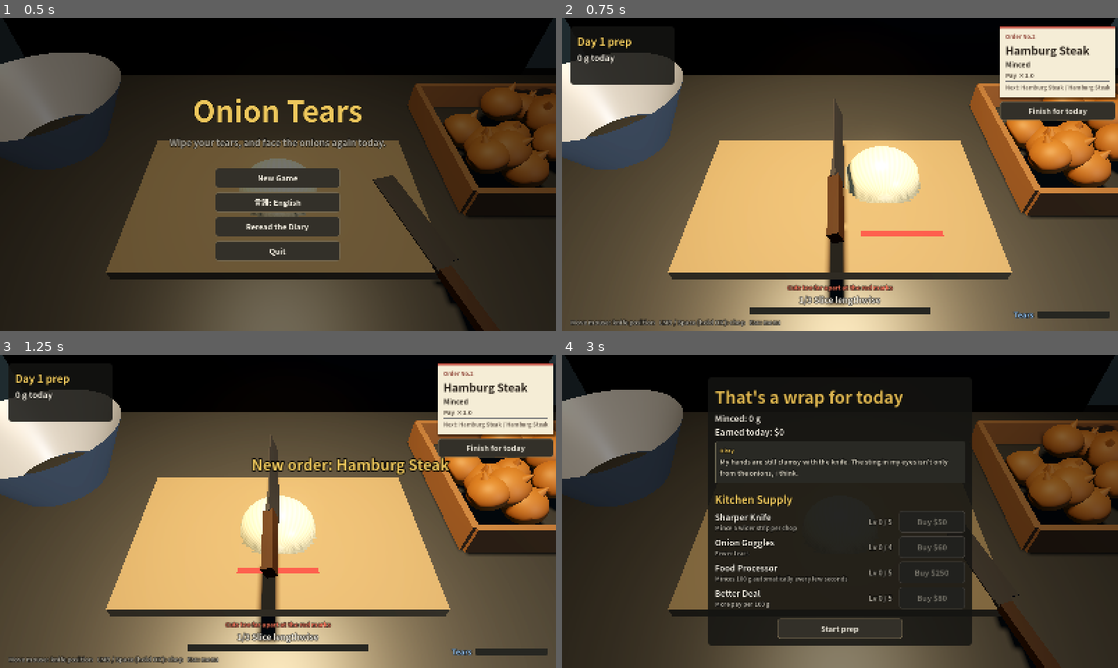
Above: before the commit, frames 1-4 (two rows, left to right).
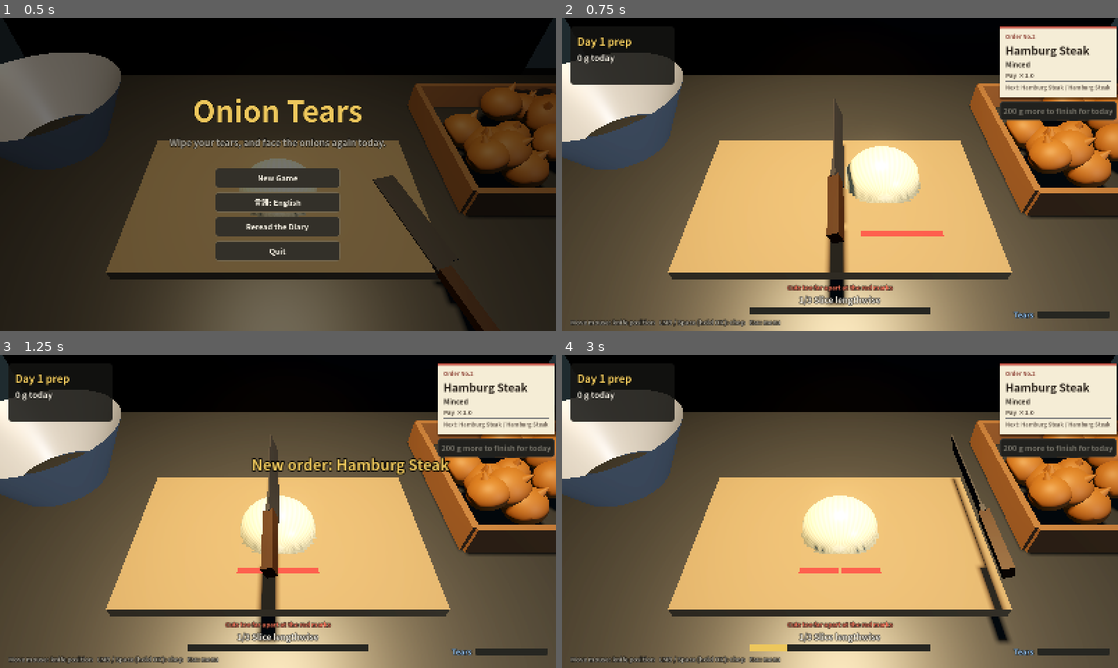
Above: after the commit, the same moments.

Repository: decopon-7/-
Game: Godot game, scene res://scenes/main.tscn
Two runs of this game, one before a commit and one after it. Both use one fixed random seed, a clock stepped at 60 frames per second and the inputs below.
Inputs (mouse positions are in pixels of both pictures, inside the frame that each line leads up to):
- Up to frame 1 (0.5 s): no input
- Up to frame 2 (0.75 s): click "New Game" at 0.5 s
- Up to frame 3 (1.25 s): no input
- Up to frame 4 (3 s): click (1056, 448) at 1.25 s, where only the run before the commit has a clickable "Finish for today"; click (840, 627) at 2 s, where only the run before the commit has a clickable "Start prep"; click (1056, 448) at 2.75 s, where only the run before the commit has a clickable "Finish for today"

Frame 1 is identical in both runs. In frame 2, 0.5% of the frame differs, in the area x 78-100%, y 2-33%; in frame 3, 0.5%; in frame 4, 83%, in the area x 0-100%, y 2-100%.

Commit message:
1日の最低量（200g）を再導入し、日を早送りしすぎないようにした
プレイテストで、1日のノルマを完全に無くすと「ほぼ切らずに次の日へ」を繰り返して
ストーリー（日記・複数エンド）や実績をあっという間に消費でき、逆に手応えが薄くなる
ことが分かった。そこで時間制限はかけないまま、1日の最低量だけを設けた。

- MIN_GRAMS_PER_DAY = 200g。これに満たない間は「今日はここまで」ボタンが押せない
  （main.gd: _end_day() の先頭でガード、ui.gd: ボタンを無効化して残りgを表示）
- 急かす・失敗させる要素ではなく、未達成で何かを失うことはない
- README / ロードマップを更新し、再導入の経緯を明記

## 検証
- main.tscn をロードして main.gd の _end_day() を直接呼ぶ単体テストを実施し、
  最低量未満では日が進まないこと／達成後は正常に進むことを確認
  （main.gd を直接 preload するとこの起動モードでは GameState 等の参照が解決できず
  コンパイルエラーになるため、tools/selftest.gd と同じ回避策でシーンをロードして検証）
- tools/selftest.gd と --quit-after のヘッドレス実行でスクリプトエラーがないことを確認
- HUDの表示を、最低量未満（ボタン無効・残りg表示）と達成後（通常表示）の両方で
  スクリーンショットにより目視確認

Co-Authored-By: Claude Sonnet 5 <noreply@anthropic.com>
Claude-Session: https://claude.ai/code/session_01Fz9qy8KHkDBY9XhjKQFu2R

Diff:
--- a/scripts/i18n.gd
+++ b/scripts/i18n.gd
@@ -27,6 +27,7 @@
 	},
 	"HUD_GAP_HINT": {"ja": "赤い印のところの間隔が広すぎます", "en": "Cuts too far apart at the red marks"},
 	"HUD_END_SHIFT": {"ja": "今日はここまで", "en": "Finish for today"},
+	"HUD_END_SHIFT_LOCKED": {"ja": "あと %d g で終業できます", "en": "%d g more to finish for today"},
 	"POP_ONION": {"ja": "+%d g　+%d 円", "en": "+%d g  +$%d"},
 	"POP_PROCESSOR": {"ja": "プロセッサー +%d g", "en": "Processor +%d g"},
 	"POP_TEARS": {"ja": "目が、目がぁ…！", "en": "My eyes...!"},
--- a/scripts/main.gd
+++ b/scripts/main.gd
@@ -11,6 +11,10 @@
 const GOGGLES_POS := Vector3(0.22, 0.941, -0.3)
 const KNIFE_LIFT := 0.09
 const KNIFE_X_LIMIT := 0.26
+
+## 1日の最低量。これを刻むまでは「今日はここまで」で終われない
+## （時間制限やノルマの罰則ではなく、1日を早送りしすぎてストーリーを消費し尽くさないための下限）
+const MIN_GRAMS_PER_DAY := 200
 
 ## 涙：1回切るごとに増える量（工程1・2 / 工程3）と、1秒あたりに引く量
 const TEARS_PER_CUT := 0.05
@@ -143,6 +147,8 @@
 func _end_day() -> void:
 	if state != State.PLAYING:
 		return
+	if grams_today < MIN_GRAMS_PER_DAY:
+		return
 	ui.show_day_end(grams_today, earned_today, _diary_text_for(GameState.day))
 	Sfx.play("bell", -2.0, 0.0)
 	Sfx.set_loop("processor", false)
@@ -172,7 +178,8 @@
 		_update_chopping(delta)
 		_update_gap_markers()
 		ui.update_hud(grams_today, _step_text(), onion.get_progress() if onion else 1.0,
-				tears, not gap_markers.is_empty() and gap_markers[0].visible)
+				tears, not gap_markers.is_empty() and gap_markers[0].visible,
+				maxi(0, MIN_GRAMS_PER_DAY - grams_today))
 	else:
 		for m in gap_markers:
 			m.visible = false
--- a/scripts/ui.gd
+++ b/scripts/ui.gd
@@ -155,7 +155,7 @@
 
 
 func update_hud(grams_today: int, step_text: String, step_progress: float,
-		tears: float, wide_gaps: bool) -> void:
+		tears: float, wide_gaps: bool, remaining_for_day: int = 0) -> void:
 	_day_label.text = tr("HUD_DAY") % GameState.day
 	_today_label.text = tr("HUD_TODAY") % grams_today
 	_step_label.text = step_text
@@ -163,6 +163,10 @@
 	_gap_hint.visible = wide_gaps
 	_tears_bar.value = tears * 100.0
 	_tears_bar.modulate = COL_BAD if tears > 0.8 else Color.WHITE
+	# 1日の最低量に届くまでは、終業ボタンを押せないようにして残りgを示す
+	_end_shift_button.disabled = remaining_for_day > 0
+	_end_shift_button.text = tr("HUD_END_SHIFT") if remaining_for_day <= 0 \
+			else tr("HUD_END_SHIFT_LOCKED") % remaining_for_day
 
 
 func show_day_end(grams: int, earned: int, diary: String = "") -> void:
Not shown, changed: README.md
Not shown, changed: docs/STEAM_ROADMAP.md
